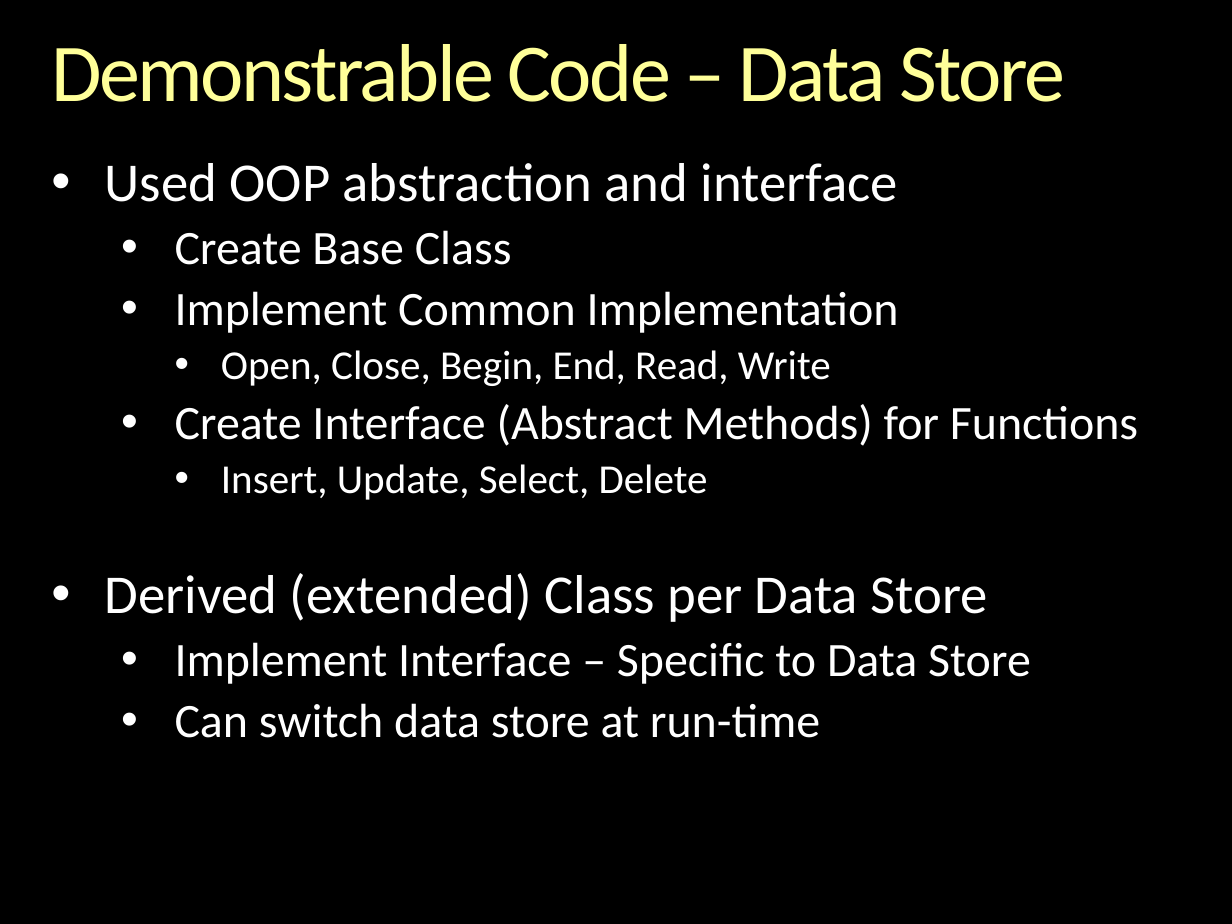
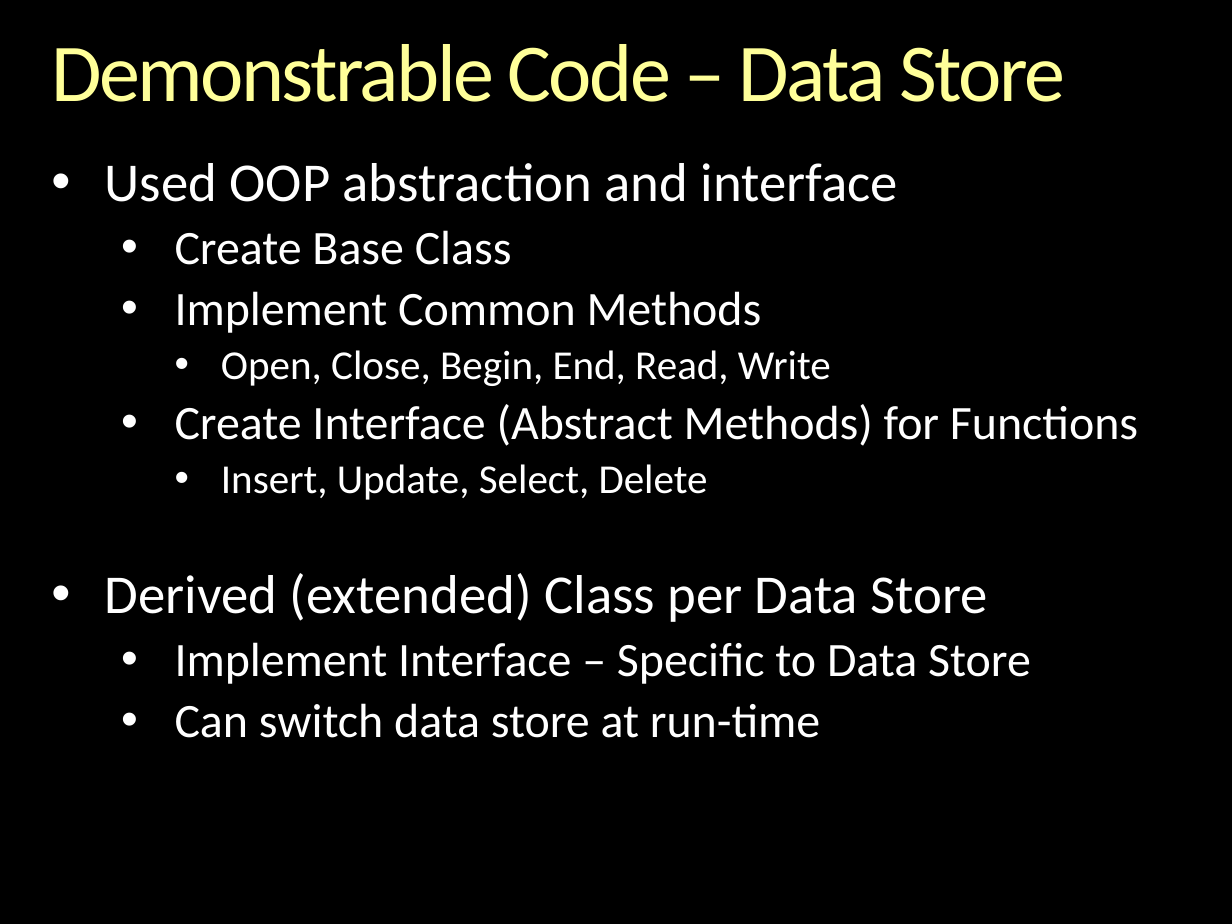
Before and after one commit to andrewferlitsch/epipog-nosql-ip, a slide deck: slide 6 of sprints/Sprint 1 - Oct 3-28.pptx. Drawn at 1232x924 pixels with LibreOffice and Linux fonts; fonts in the diff are those of the drawing; background and template pictures are left out. Boxes give left, top, right and bottom in pixels: in the first picture for what was removed or moved away, otherwise in the second. Text is boxed around its words. In the diff, an @@ line names an element or a change of style, - is before the commit and + after.

```diff
--- a/sprints/Sprint 1 - Oct 3-28.pptx
+++ b/sprints/Sprint 1 - Oct 3-28.pptx
@@ text at <box>175,291,762,333</box>: text changed @@
-  • Implement Common Implementation
+  • Implement Common Methods
```
Also in this commit, not shown: 3 other slides changed.
